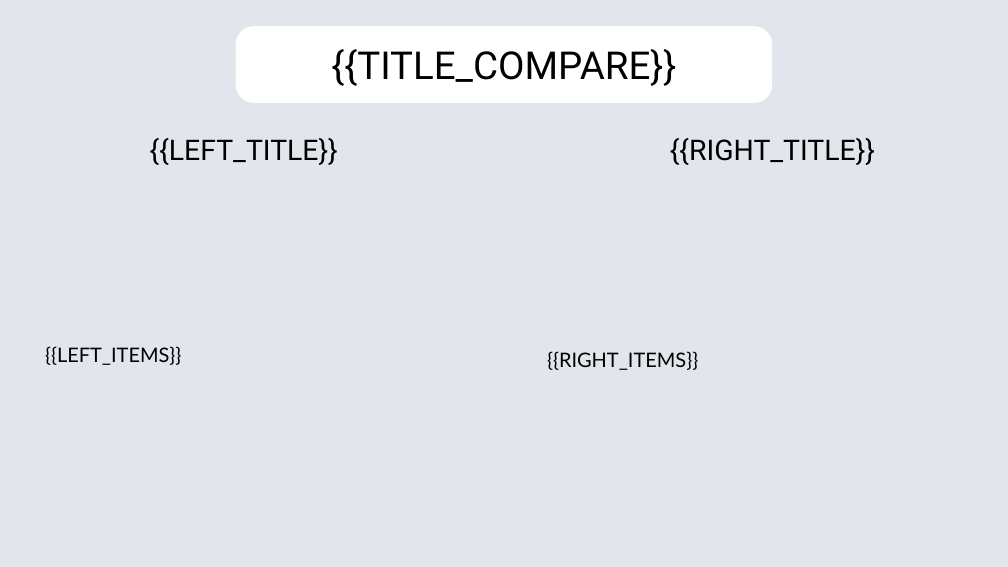
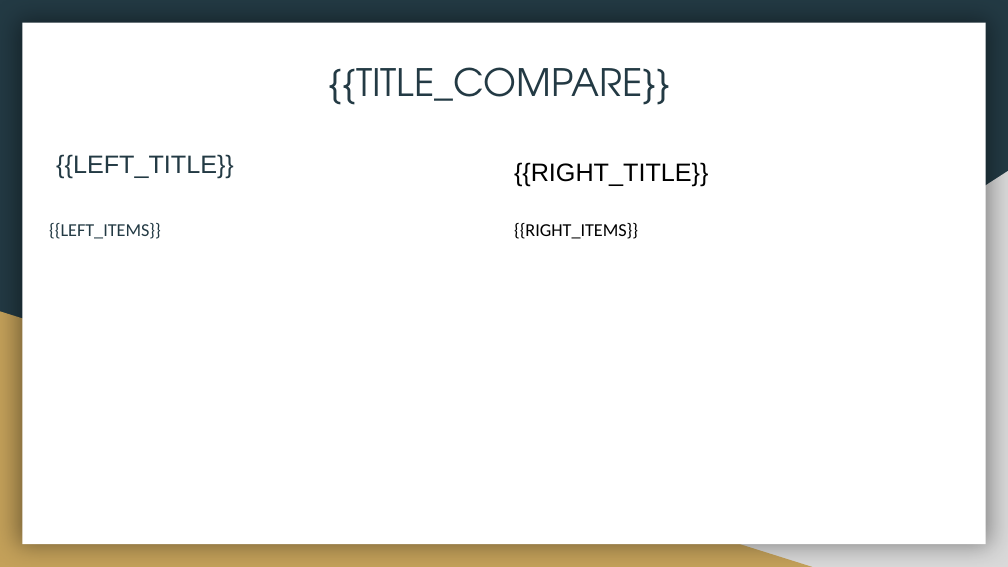
Before and after one commit to andreidiakov/Hack_Axenix_AI_presentation, a slide deck: slide 4 of template.pptx. Drawn at 1008x567 pixels with LibreOffice and Linux fonts; fonts in the diff are those of the drawing; background and template pictures are left out. Boxes give left, top, right and bottom in pixels: in the first picture for what was removed or moved away, otherwise in the second. Text is boxed around its words. In the diff, an @@ line names an element or a change of style, - is before the commit and + after.

```diff
--- a/template.pptx
+++ b/template.pptx
@@ background picture (left out) to #233A44 @@
@@ rectangle added at box(22, 23, 986, 544), fill #FFFFFF @@
@@ title "{{TITLE_COMPARE}}": place and size @@
-title "{{TITLE_COMPARE}}" at box(236, 26, 772, 103)
+title "{{TITLE_COMPARE}}" at box(328, 67, 670, 105)
@@ title "{{TITLE_COMPARE}}" at box(328, 67, 670, 105): size 27.5 to 27 pt, font Roboto to TeX Gyre Adventor, text colour #000000 to #233A44; vertical alignment middle to top; fill #FFFFFF to none @@
@@ text "{{LEFT_TITLE}}": place and size @@
-text "{{LEFT_TITLE}}" at box(150, 138, 338, 165)
+text "{{LEFT_TITLE}}" at box(56, 154, 234, 178)
@@ text "{{LEFT_TITLE}}" at box(56, 154, 234, 178): size 20.3 to 18 pt, font Roboto to Arial, text colour #000000 to #233A44; alignment centre to left; line spacing 1.2 to 1; vertical alignment middle to top @@
@@ text "{{RIGHT_TITLE}}": place and size @@
-text "{{RIGHT_TITLE}}" at box(670, 138, 875, 165)
+text "{{RIGHT_TITLE}}" at box(514, 162, 708, 186)
@@ text "{{RIGHT_TITLE}}" at box(514, 162, 708, 186): size 20.3 to 18 pt, font Roboto to Arial; alignment centre to left; line spacing 1.2 to 1; vertical alignment middle to top @@
@@ right triangle added at box(395, 171, 1008, 567), fill #D9D9D9 @@
@@ text "{{LEFT_ITEMS}}" at box(49, 223, 161, 239): size 14.2 to 13 pt, font Lato to Calibri, text colour #000000 to #233A44; line spacing 1.03 to 1.15; more space between paragraphs; vertical alignment middle to top @@
@@ text "{{RIGHT_ITEMS}}": place and size @@
-text "{{RIGHT_ITEMS}}" at box(547, 351, 698, 370)
+text "{{RIGHT_ITEMS}}" at box(514, 223, 638, 239)
@@ text "{{RIGHT_ITEMS}}" at box(514, 223, 638, 239): size 14.2 to 13 pt, font Lato to Calibri; line spacing 1.03 to 1.15; more space between paragraphs; vertical alignment middle to top @@
@@ right triangle added at box(0, 311, 812, 567), fill #C4A15A @@
```
Also in this commit, not shown: 8 other slides changed, 11 other files.
